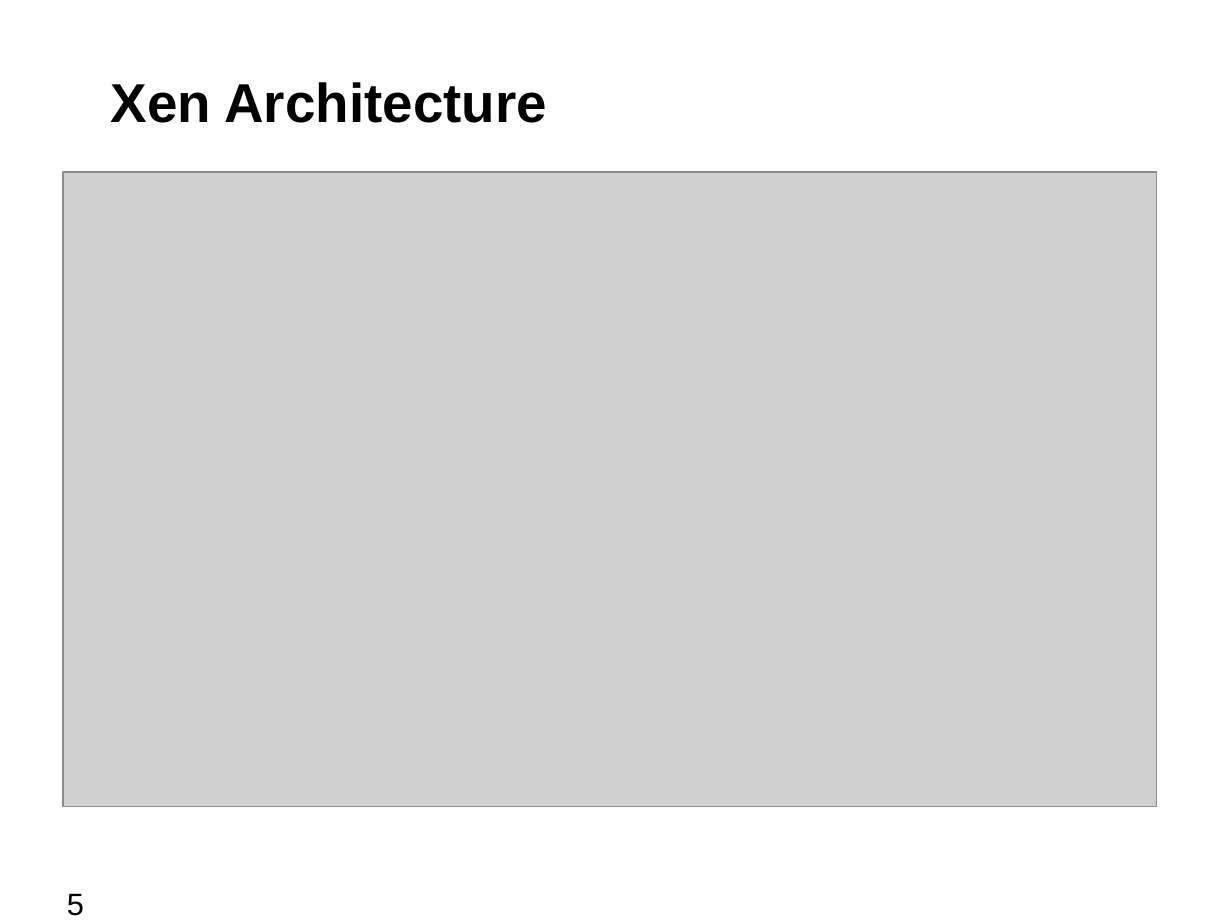
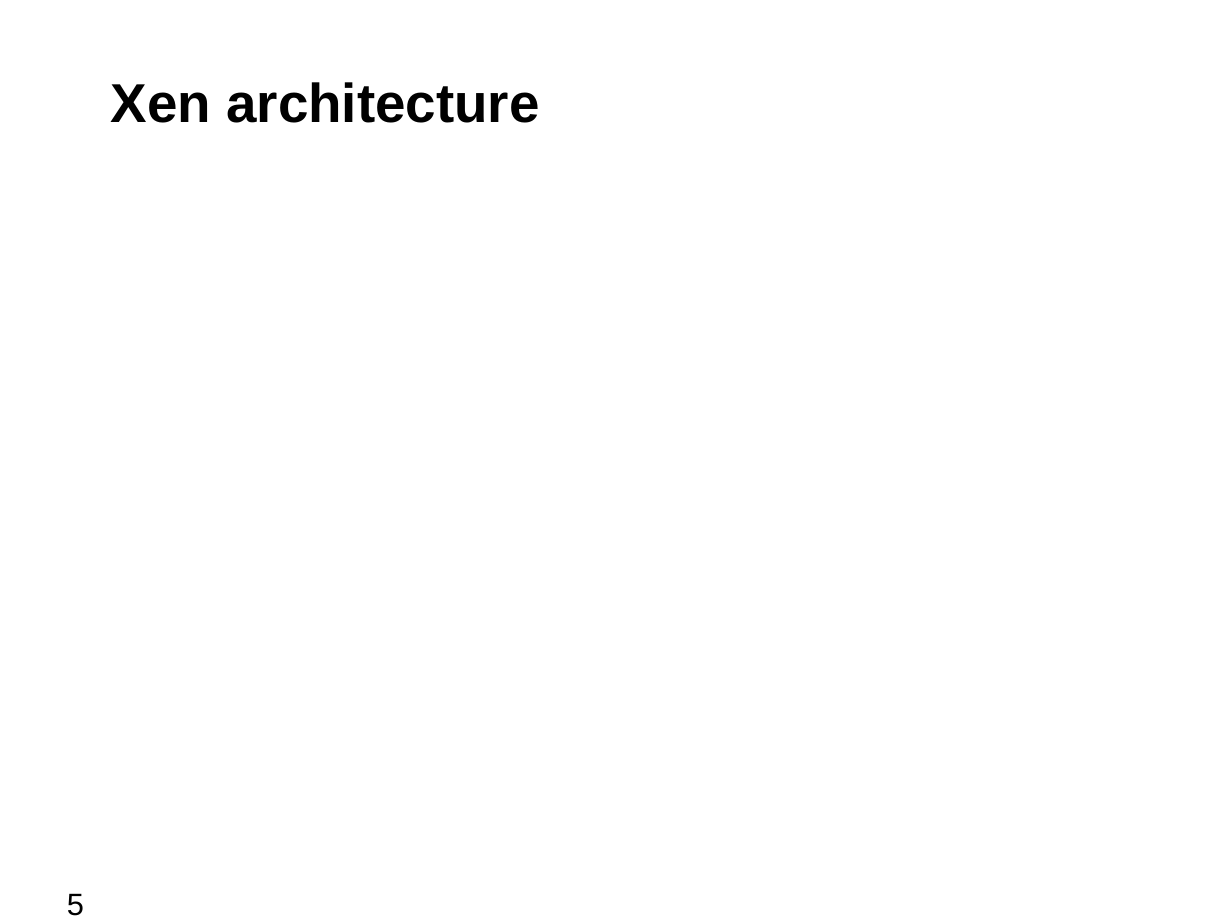
Before and after one commit to bjzhang/open_log, a slide deck: slide 5 of novell/community/ouros/xen_on_cubietruck.odp. Drawn at 1232x924 pixels with LibreOffice and Linux fonts; fonts in the diff are those of the drawing; grey boxes stand for pictures; background and template pictures are left out. Boxes give left, top, right and bottom in pixels: in the first picture for what was removed or moved away, otherwise in the second. Text is boxed around its words. In the diff, an @@ line names an element or a change of style, - is before the commit and + after.

```diff
--- a/novell/community/ouros/xen_on_cubietruck.odp
+++ b/novell/community/ouros/xen_on_cubietruck.odp
@@ title at (111,82,539,123): text changed @@
-Xen Architecture
+Xen architecture
@@ picture removed at (63,172,1157,807) @@
```
Also in this commit, not shown: 1 other slide changed, 10 slides added, 1 slide removed, 2 other files.
